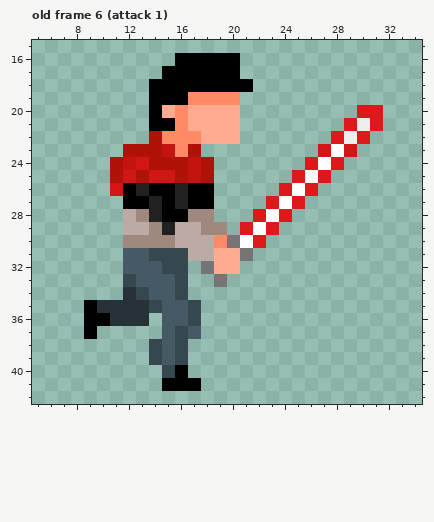
Pixel-art file -- assets/characters/drew.aseprite. The picture above is the old version.
50x58 pixels, 34 frames. Shown: old frame 6 (attack 1): x 5..34, y 15..42. The commit also changed other frames, which this record leaves out.
And afterwards:
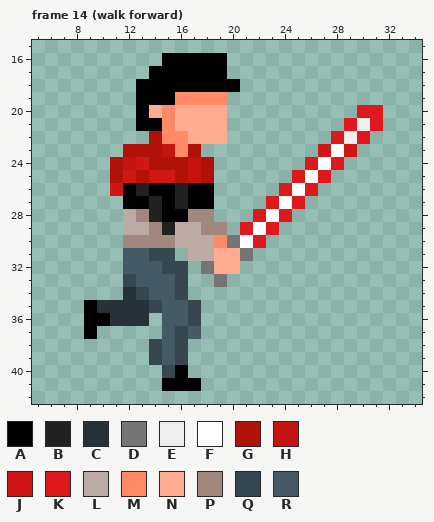
Palette (. is transparent): A #000000  B #212121  C #263238  D #757575  E #eeeeee  F #ffffff  G #b0120a  H #c41411  J #d01716  K #dd191d  L #bcaaa4  M #ff8a65  N #ffab91  P #a1887f  Q #37474f  R #455a64
A new or re-ordered frame is compared with the old frame closest to it.
Difference:
frames re-ordered
Frame 14 (walk forward) against old frame 6 (attack 1), layer "Layer 1":
y 16: x 15 . -> A; x 20 A -> .
y 17: x 14 . -> A; x 20 A -> .
y 18: x 13 . -> A; x 21 A -> .
y 19: x 13 . -> A; x 16 A -> M; x 20 M -> .
y 20: x 13..16 .ANM -> ANMN; x 20 N -> .
y 21: x 13 . -> A; x 15..16 AM -> MN; x 20 N -> .
y 22: x 17 M -> N; x 20 N -> .
y 31: x 16 Q -> .
Pixel boxes of the changes (left, top, right, bottom) in both pictures:
changed: (136, 53, 253, 144)
erased: (175, 248, 188, 261)
